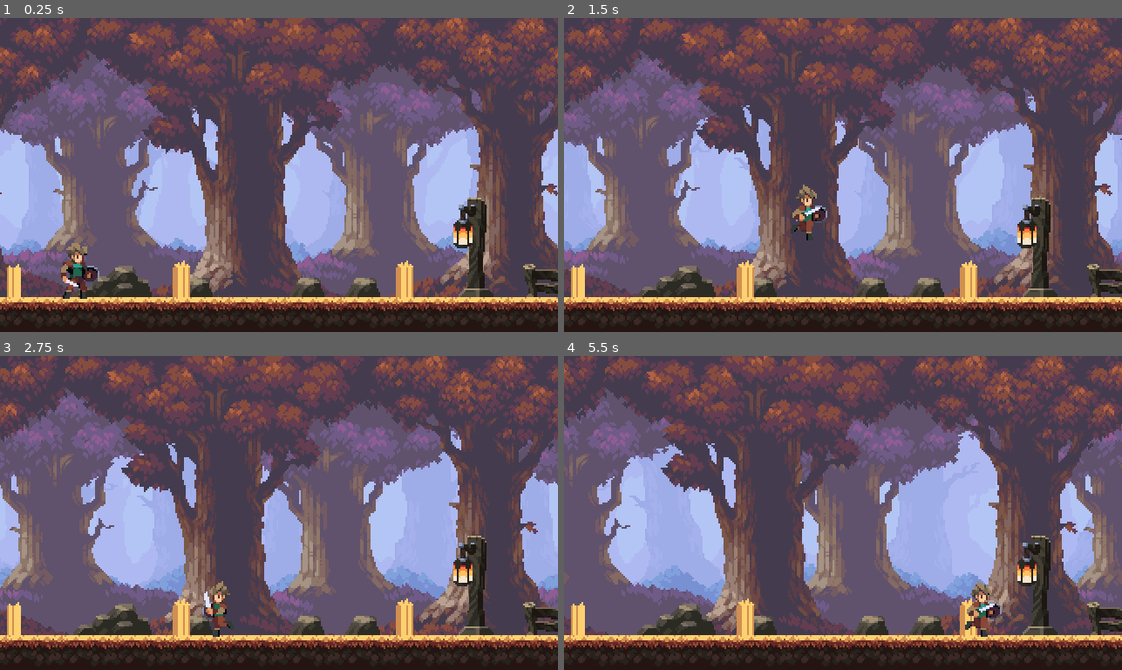
Above: before the commit, frames 1-4 (two rows, left to right).
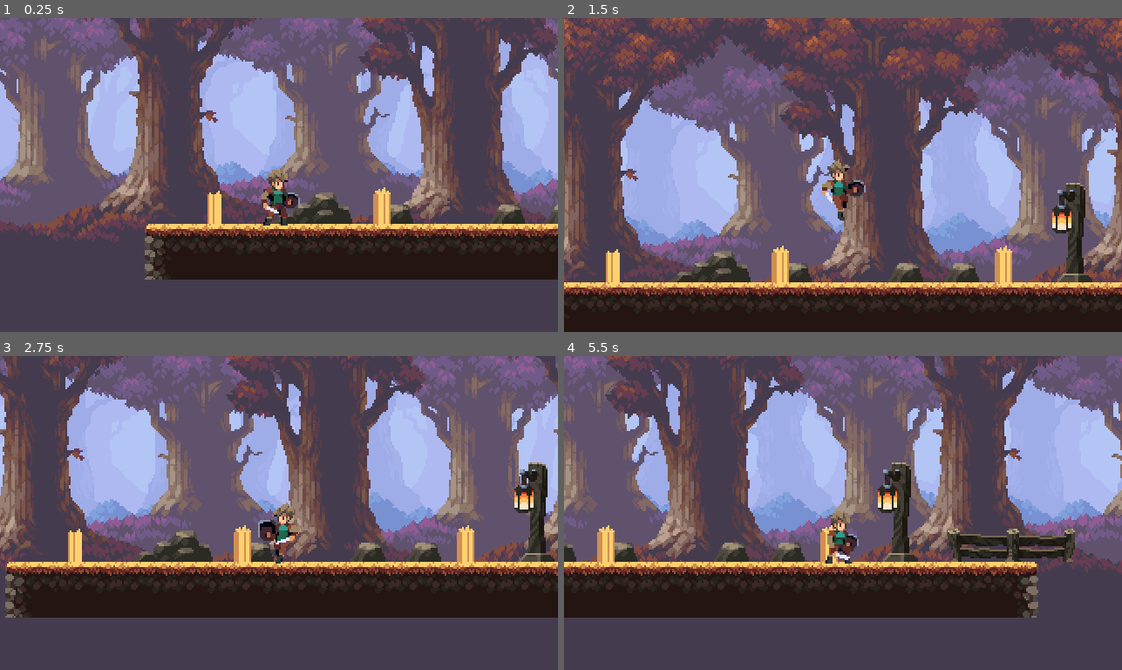
Above: after the commit, the same moments.

Repository: AntonioAlves2022/CSPDawnForest2024
Game: Godot game, scene res://scenes/Level 1.tscn
The game is run twice, just before and just after one commit, with the same random seed, the same clock (stepped at 60 frames per second) and the same inputs. The project has no main scene, so this scene is started directly.
Inputs:
- Up to frame 1 (0.25 s): no input
- Up to frame 2 (1.5 s): hold Right (ui_right) from 0.53 s (still down); tap Space (ui_select) at 0.77 s
- Up to frame 3 (2.75 s): tap Space (ui_select) at 1.52 s; release Right (ui_right) at 2.03 s; hold Left (ui_left) from 2.03 s (still down)
- Up to frame 4 (5.5 s): release Left (ui_left) at 2.78 s; hold Right (ui_right) 2.78-4.28 s; tap Space (ui_select) at 3.02, 3.77, 4.52 s; hold Left (ui_left) 4.28-5.03 s; hold Right (ui_right) from 5.03 s (still down)

The runs differ from the first frame. In frame 1, 84% of the frame differs, in the area x 0-100%, y 0-100%; in frame 2, 77%; in frame 3, 90%; in frame 4, 84%.

Commit message:
Correção do Pulo do personagem

Diff:
--- a/scenes/Player.tscn
+++ b/scenes/Player.tscn
@@ -12,9 +12,18 @@
 # Linkar o objeto Animation Player na textura
 export(NodePath) onready var animation_player = get_node(animation_player) as AnimationPlayer
 
+# Linkar o personagem Player c/a Textura
+export(NodePath) onready var player = get_node(player) as KinematicBody2D
+
 func animate(direction:Vector2)->void:
 	verify_position(direction)
-	horizontal_behavior(direction)
+	if direction.y !=0:
+		vertical_behavior(direction)
+	elif player.landing == true:
+		animation_player.play(\"landing\")
+	else:
+		horizontal_behavior(direction)
+
 
 
 func verify_position(direction:Vector2):
@@ -30,7 +39,12 @@
 	else:
 		animation_player.play(\"idle\")
 
-
+func vertical_behavior(direction:Vector2)-> void:
+	if direction.y > 0:
+		player.landing = true
+		animation_player.play(\"fall\")
+	elif direction.y < 0:
+		animation_player.play(\"jump\")
 "
 
 [sub_resource type="Animation" id=1]
@@ -148,6 +162,7 @@
 vframes = 11
 script = SubResource( 4 )
 animation_player = NodePath("../Animation")
+player = NodePath("..")
 
 [node name="Animation" type="AnimationPlayer" parent="."]
 anims/RESET = SubResource( 1 )
@@ -158,3 +173,5 @@
 anims/run = SubResource( 3 )
 
 [node name="Camera" type="Camera2D" parent="."]
+current = true
+limit_top = 0
